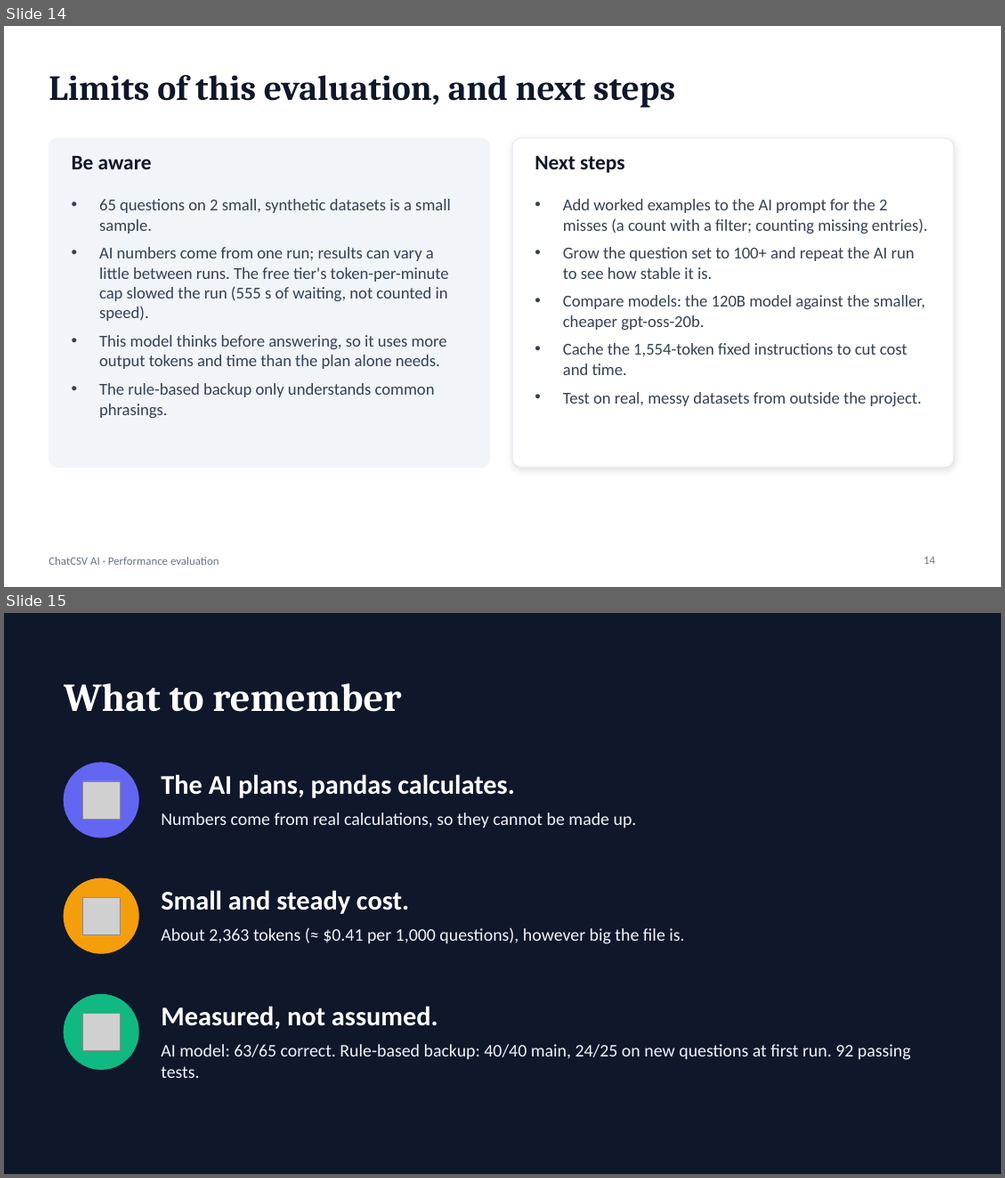
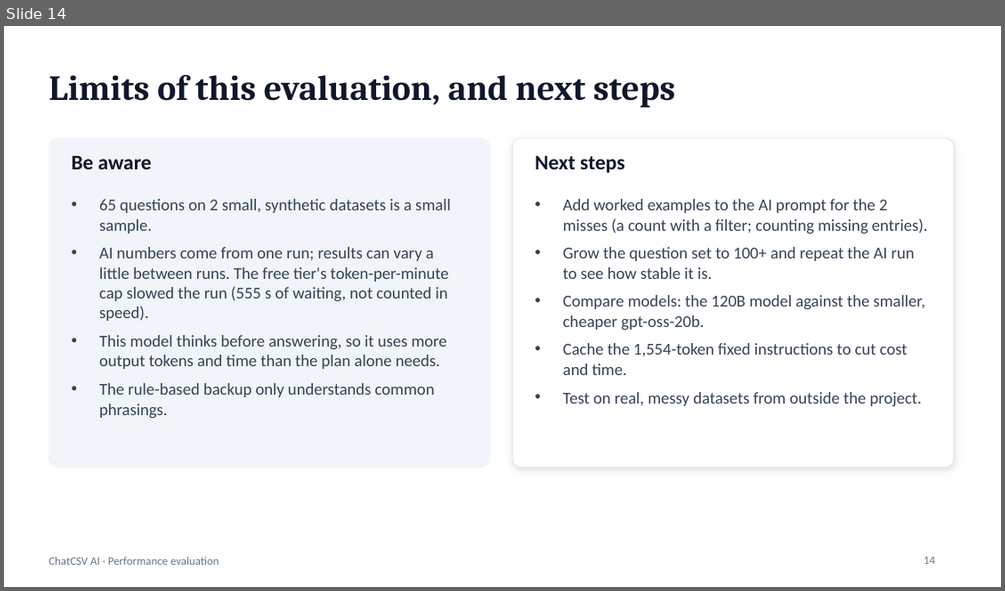
Before and after one commit to AtharvaJadhav1/Chat-csv-AI, a slide deck: docs/ChatCSV-AI-Performance-Evaluation.pptx. Shown one above the other, each under a label of ours: slides 14 and 15 before the commit, slide 14 after it. The pictures are 1005x1178 and 1005x591 pixels, drawn with LibreOffice and Linux fonts; fonts in the diff are those of the drawing; grey boxes stand for pictures. Boxes give left, top, right and bottom in pixels: in the first picture for what was removed or moved away, otherwise in the second. Text is boxed around its words. In the diff, an @@ line names an element or a change of style, - is before the commit and + after.

```diff
--- a/docs/ChatCSV-AI-Performance-Evaluation.pptx
+++ b/docs/ChatCSV-AI-Performance-Evaluation.pptx
@@ slide 15 removed at (4,613,1001,1174), background #0F172A @@
@@ title removed at (64,683,401,712) @@
-What to remember
@@ ellipse removed at (64,763,138,837) @@
@@ picture removed at (82,781,120,819) @@
@@ text removed at (161,774,515,798) @@
-The AI plans, pandas calculates.
@@ text removed at (161,812,637,828) @@
-Numbers come from real calculations, so they cannot be made up.
@@ ellipse removed at (64,878,138,953) @@
@@ picture removed at (82,897,120,934) @@
@@ text removed at (161,890,409,914) @@
-Small and steady cost.
@@ text removed at (161,928,684,944) @@
-About 2,363 tokens (≈ $0.41 per 1,000 questions), however big the file is.
@@ ellipse removed at (64,995,138,1070) @@
@@ text removed at (161,1005,438,1029) @@
-Measured, not assumed.
@@ picture removed at (82,1013,120,1051) @@
@@ text removed at (161,1044,911,1078) @@
-AI model: 63/65 correct. Rule-based backup: 40/40 main, 24/25 on new questions at first run. 92 passing tests.
```
Also in this commit, not shown: 7 slides changed, 18 other files.
